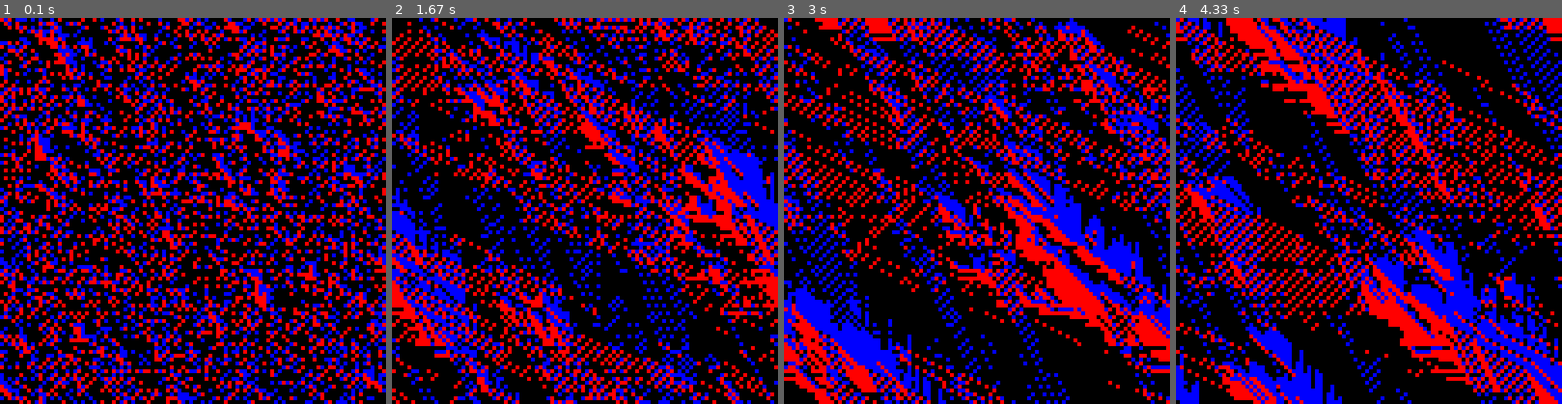
Above: before the commit, frames 1-4 (left to right).
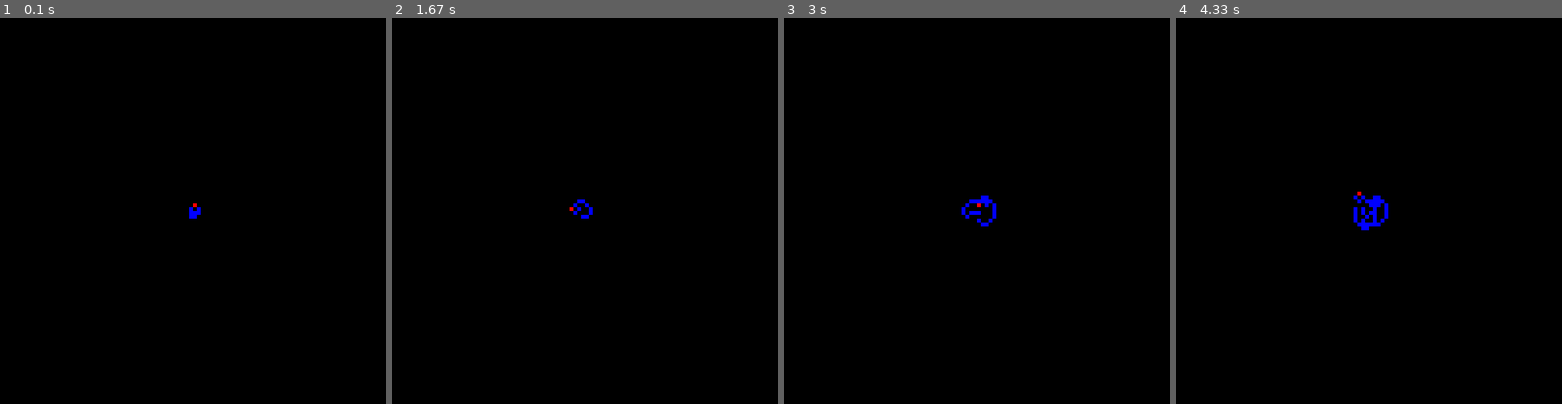
Above: after the commit, the same moments.

Repository: VladimirTaDev/proyecto_2_automatas_celulares_tec_ii_2025
Game: pygame game, started from gui.py
Two runs of this game, one before a commit and one after it. Both use one fixed random seed, a clock stepped at 60 frames per second and the inputs below.
Inputs:
- Up to frame 1 (0.1 s): no input
- Up to frame 2 (1.67 s): tap Space at 0.33, 0.73, 1.03, 1.23, 1.53 s; hold R 0.67-1.13 s; hold B 1.17-1.63 s
- Up to frame 3 (3 s): tap Space at 1.73, 2.03, 2.23, 2.57, 2.87 s
- Up to frame 4 (4.33 s): tap Space at 3.07, 3.37, 3.63, 3.97, 4.27 s

The runs differ from the first frame. In frame 1, 40% of the frame differs, in the area x 0-100%, y 0-100%; in frame 2, 40%; in frame 3, 40%; in frame 4, 40%.

Commit message:
Agregar lógica para generar matrices aleatorias en la hormiga de Langton y refactorizar inicialización en la interfaz gráfica

Diff:
--- a/gui.py
+++ b/gui.py
@@ -3,12 +3,31 @@
 import trafico_bml_logica as trafico
 import hormiga_de_langton_logica as hormiga
 
+COLORES = [[(255, 0, 0), 1], [(0, 0, 255), 2]]
 # parámetros para guardar
 PARAM_AUTOMATA = {"TAM": 5,
                   "FILAS": 100,
                   "COLUMNAS": 100,
                   "TICK": 1000,
                   "MATRIZ": []}
+
+def inicializar_automata(automata, aleatorio = False):
+    global COLORES
+    match automata:
+        case 1:  # trafico
+            PARAM_AUTOMATA["MATRIZ"] = trafico.generar_aleatoria(PARAM_AUTOMATA["FILAS"],
+                                                                 PARAM_AUTOMATA["COLUMNAS"])
+            COLORES = trafico.COLORES
+        case 2:  # hormiga
+            if aleatorio:
+                PARAM_AUTOMATA["MATRIZ"] = hormiga.generar_aleatoria(PARAM_AUTOMATA["FILAS"],
+                                                                PARAM_AUTOMATA["COLUMNAS"])
+            else:
+                PARAM_AUTOMATA["MATRIZ"] = hormiga.generar_nula(PARAM_AUTOMATA["FILAS"],
+                                                            PARAM_AUTOMATA["COLUMNAS"])
+            PARAM_AUTOMATA.update({"POS": [PARAM_AUTOMATA["FILAS"] // 2, PARAM_AUTOMATA["COLUMNAS"] // 2],
+                                   "DIR": 2})
+            COLORES = hormiga.COLORES
 
 def main(automata = 1):
     """
@@ -20,8 +39,7 @@
     """""
 
     global PARAM_AUTOMATA
-    colores = [[(255, 0, 0), 1], [(0, 0, 255), 2]]
-
+    global COLORES
 
     pygame.init()
     clock = pygame.time.Clock()
@@ -29,37 +47,39 @@
     ancho = PARAM_AUTOMATA["TAM"] * PARAM_AUTOMATA["COLUMNAS"]
     ventana = pygame.display.set_mode((ancho, alto))
 
-    # inicialización de variables
-    match automata:
-        case 1:  # trafico
-            PARAM_AUTOMATA["MATRIZ"] = trafico.generar_aleatoria(PARAM_AUTOMATA["FILAS"],
-                                                                 PARAM_AUTOMATA["COLUMNAS"])
-            colores = trafico.COLORES
-        case 2:  # hormiga
-            PARAM_AUTOMATA["MATRIZ"] = hormiga.generar_nula(PARAM_AUTOMATA["FILAS"],
-                                                            PARAM_AUTOMATA["COLUMNAS"])
-            PARAM_AUTOMATA.update({"POS" : [PARAM_AUTOMATA["FILAS"]//2, PARAM_AUTOMATA["COLUMNAS"]//2],
-                                   "DIR" : 2})
-            colores = hormiga.COLORES
+    # inicializar
+    inicializar_automata(automata)
 
     # Bucle del juego
     loop = True
+    pausa = False
     while loop:
         for event in pygame.event.get():
             if event.type == pygame.QUIT:
                 loop = False
+            if event.type == pygame.KEYDOWN:
+                if event.key == pygame.K_SPACE:
+                    pausa = not pausa
+                elif event.key == pygame.K_r:
+                    inicializar_automata(automata, True)
+                elif event.key == pygame.K_b:
+                    inicializar_automata(automata)
 
+        if pausa:
+            continue
         # dibujar tablero
         ventana.fill((0, 0, 0))
 
         # dibuja las celdas de colores, lista de listas [color, valor_celda]
-        for color in colores:
+        for color in COLORES:
             for f in range(PARAM_AUTOMATA["FILAS"]):
                 for c in range(PARAM_AUTOMATA["COLUMNAS"]):
                     if PARAM_AUTOMATA["MATRIZ"][f][c] == color[1]:
                         x = c * PARAM_AUTOMATA["TAM"]
                         y = f * PARAM_AUTOMATA["TAM"]
-                        pygame.draw.rect(ventana, color[0], (x, y, PARAM_AUTOMATA["TAM"], PARAM_AUTOMATA["TAM"]))
+                        pygame.draw.rect(ventana, color[0],
+                                         (x, y, PARAM_AUTOMATA["TAM"],
+                                          PARAM_AUTOMATA["TAM"]))
                     else:
                         continue
 
@@ -68,7 +88,12 @@
             case 1: #trafico
                 PARAM_AUTOMATA["MATRIZ"] = trafico.main(PARAM_AUTOMATA["MATRIZ"])
             case 2: #hormiga
-                PARAM_AUTOMATA["MATRIZ"] = hormiga.main(PARAM_AUTOMATA["MATRIZ"], PARAM_AUTOMATA["POS"], PARAM_AUTOMATA["DIR"], PARAM_AUTOMATA["FILAS"], PARAM_AUTOMATA["COLUMNAS"])
+                PARAM_AUTOMATA["MATRIZ"], PARAM_AUTOMATA["DIR"] = hormiga.main(PARAM_AUTOMATA["MATRIZ"],
+                                                                               PARAM_AUTOMATA["POS"],
+                                                                               PARAM_AUTOMATA["DIR"],
+                                                                               PARAM_AUTOMATA["FILAS"],
+                                                                               PARAM_AUTOMATA["COLUMNAS"])
+
                 y = PARAM_AUTOMATA["POS"][0] * PARAM_AUTOMATA["TAM"]  # fila
                 x = PARAM_AUTOMATA["POS"][1] * PARAM_AUTOMATA["TAM"]  # columna
                 pygame.draw.rect(ventana, (255, 0, 0), (x, y, PARAM_AUTOMATA["TAM"], PARAM_AUTOMATA["TAM"]))
@@ -78,4 +103,4 @@
     pygame.quit()
 
 if __name__ == "__main__":
-    main(1)
+    main(2)
--- a/hormiga_de_langton_logica.py
+++ b/hormiga_de_langton_logica.py
@@ -1,6 +1,7 @@
+from random import choices
 # colores de celdas
 # 1 = azules, 2 = rojos
-COLORES = [[(255, 0, 0), 1], [(0, 0, 255), 2]]
+COLORES = [[(0, 0, 255), 1], [(255, 0, 0), 2]]
 
 def main(matriz, pos, dir, filas, columnas):
     # gira la hormiga
@@ -14,11 +15,15 @@
     pos[0] = nueva_f % filas
     pos[1] = nueva_c % columnas
 
-    return matriz
+    return matriz, dir
 
 def generar_nula(filas, columnas):
     """Genera matriz de ceros"""
     return [[0 for c in range(columnas)] for f in range(filas)]
+
+def generar_aleatoria(filas, columnas):
+    """Genera matriz con valores aleatorios entre 0 y 1, dejando 90% del espacio en 0"""
+    return [[choices([0, 1], weights=[0.9, 0.1])[0] for c in range(columnas)] for f in range(filas)]
 
 def girar_hormiga(giro, dir):
     """
